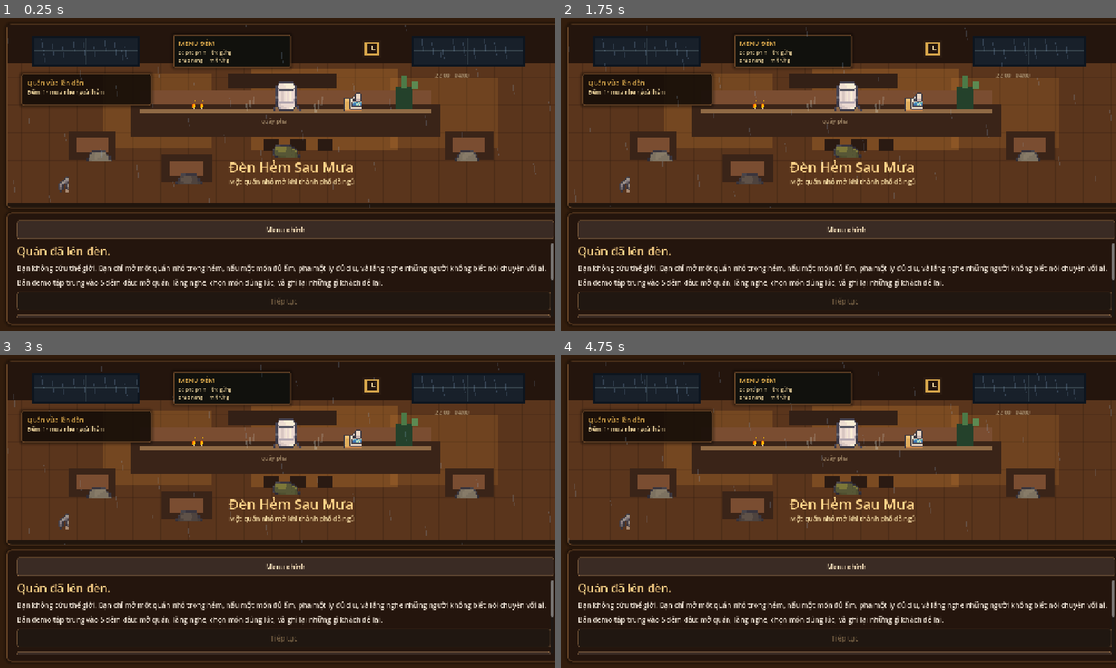
Above: before the commit, frames 1-4 (two rows, left to right).
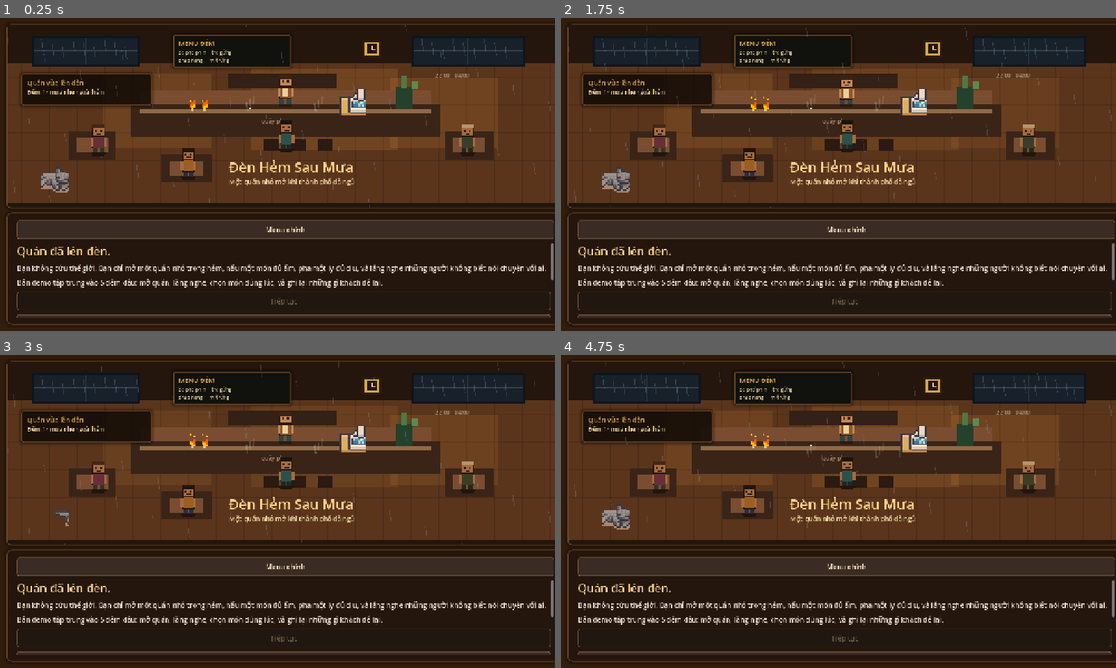
Above: after the commit, the same moments.

Repository: xanhxanh3011-wq/Valley_After_Rain
Game: Godot game, scene res://scenes/main/NightCafeGame.tscn
The game is run twice, just before and just after one commit, with the same random seed, the same clock (stepped at 60 frames per second) and the same inputs.
Inputs:
- Up to frame 1 (0.25 s): no input
- Up to frame 2 (1.75 s): click "Chơi mới" at 0.5 s; click "Menu chính" at 1.25 s
- Up to frame 3 (3 s): hold D (move_right) 2.03-2.78 s; hold S (move_down) from 2.78 s (still down)
- Up to frame 4 (4.75 s): release S (move_down) at 3.53 s; hold D (move_right) 3.53-4.28 s; hold W (move_up) from 4.28 s (still down)

The runs differ from the first frame. In frame 1, 2.2% of the frame differs, in the area x 7-87%, y 19-56%; in frame 2, 2.3%; in frame 3, 2.1%; in frame 4, 2.3%.

Commit message:
fix: standardize pixel sprite pipeline

Diff:
--- /dev/null
+++ b/data/characters.json
@@ -0,0 +1,113 @@
+{
+	"player": {
+		"display_name": "Chủ quán",
+		"sheet": "res://assets/generated/characters/player_sheet.png",
+		"frame_width": 32,
+		"frame_height": 48,
+		"scale": 2,
+		"default_animation": "brew_idle",
+		"default_direction": "down",
+		"seat_offset": [0, 0],
+		"animations": {
+			"idle_down": [0, 1, 2, 3],
+			"walk_down": [4, 5, 6, 7],
+			"idle_left": [8, 9, 10, 11],
+			"walk_left": [12, 13, 14, 15],
+			"idle_right": [16, 17, 18, 19],
+			"walk_right": [20, 21, 22, 23],
+			"idle_up": [24, 25, 26, 27],
+			"walk_up": [28, 29, 30, 31],
+			"seated_idle": [32, 33, 34, 35],
+			"brew_idle": [36, 37, 38, 39],
+			"serve_down": [36, 37, 38, 39]
+		}
+	},
+	"tai_xe": {
+		"display_name": "Minh",
+		"sheet": "res://assets/generated/characters/customer_driver_sheet.png",
+		"frame_width": 32,
+		"frame_height": 48,
+		"scale": 2,
+		"default_animation": "seated_idle",
+		"default_direction": "down",
+		"seat_offset": [0, 0],
+		"animations": {}
+	},
+	"van_phong": {
+		"display_name": "Linh",
+		"sheet": "res://assets/generated/characters/customer_office_sheet.png",
+		"frame_width": 32,
+		"frame_height": 48,
+		"scale": 2,
+		"default_animation": "seated_idle",
+		"default_direction": "down",
+		"seat_offset": [0, 0],
+		"animations": {}
+	},
+	"bao_ve": {
+		"display_name": "Chú Bảy",
+		"sheet": "res://assets/generated/characters/customer_guard_sheet.png",
+		"frame_width": 32,
+		"frame_height": 48,
+		"scale": 2,
+		"default_animation": "seated_idle",
+		"default_direction": "down",
+		"seat_offset": [0, 0],
+		"animations": {}
+	},
+	"sinh_vien": {
+		"display_name": "An",
+		"sheet": "res://assets/generated/characters/customer_student_sheet.png",
+		"frame_width": 32,
+		"frame_height": 48,
+		"scale": 2,
+		"default_animation": "seated_idle",
+		"default_direction": "down",
+		"seat_offset": [0, 0],
+		"animations": {}
+	},
+	"ban_hoa": {
+		"display_name": "Cô Hạnh",
+		"sheet": "res://assets/generated/characters/customer_flower_sheet.png",
+		"frame_width": 32,
+		"frame_height": 48,
+		"scale": 2,
+		"default_animation": "seated_idle",
+		"default_direction": "down",
+		"seat_offset": [0, 0],
+		"animations": {}
+	},
+	"cap_doi": {
+		"display_name": "Cặp đôi",
+		"sheet": "res://assets/generated/characters/customer_couple_sheet.png",
+		"frame_width": 32,
+		"frame_height": 48,
+		"scale": 2,
+		"default_animation": "seated_idle",
+		"default_direction": "down",
+		"seat_offset": [0, 0],
+		"animations": {}
+	},
+	"y_ta": {
+		"display_name": "Mai",
+		"sheet": "res://assets/generated/characters/customer_nurse_sheet.png",
+		"frame_width": 32,
+		"frame_height": 48,
+		"scale": 2,
+		"default_animation": "seated_idle",
+		"default_direction": "down",
+		"seat_offset": [0, 0],
+		"animations": {}
+	},
+	"dev": {
+		"display_name": "Khoa",
+		"sheet": "res://assets/generated/characters/customer_dev_sheet.png",
+		"frame_width": 32,
+		"frame_height": 48,
+		"scale": 2,
+		"default_animation": "seated_idle",
+		"default_direction": "down",
+		"seat_offset": [0, 0],
+		"animations": {}
+	}
+}
--- a/scripts/game/night_cafe_game.gd
+++ b/scripts/game/night_cafe_game.gd
@@ -1,12 +1,15 @@
 extends Control
 
 const DATA_PATH := "res://data/demo_content.json"
+const CHARACTER_DATA_PATH := "res://data/characters.json"
 const SAVE_PATH := "user://night_cafe_demo_save.json"
 const AssetCatalog := preload("res://scripts/core/asset_catalog.gd")
+const CharacterSpriteController := preload("res://scripts/visual/character_sprite_controller.gd")
 const SCENE_WIDTH := 1280.0
 const SCENE_HEIGHT := 410.0
 
 var data: Dictionary
+var character_data: Dictionary
 var state: Dictionary
 var current_night_index := 0
 var current_visit_index := 0
@@ -16,6 +19,9 @@
 var menu_recipe_buttons: Dictionary = {}
 var ambience_enabled := true
 var rain_lines: Array[ColorRect] = []
+var steam_lines: Array[ColorRect] = []
+var lamp_glows: Array[ColorRect] = []
+var scene_time := 0.0
 var screen_history: Array[String] = []
 
 var root_layer: Control
@@ -27,11 +33,27 @@
 
 func _ready() -> void:
 	data = _load_json(DATA_PATH)
+	character_data = _load_json(CHARACTER_DATA_PATH)
 	_reset_state()
 	_build_shell()
 	_show_main_menu()
 
 func _process(delta: float) -> void:
+	scene_time += delta
+	for i in lamp_glows.size():
+		var glow := lamp_glows[i]
+		var color := glow.color
+		color.a = 0.11 + sin(scene_time * 1.4 + float(i)) * 0.025
+		glow.color = color
+	for i in steam_lines.size():
+		var steam := steam_lines[i]
+		steam.position.y -= 8.0 * delta
+		var color := steam.color
+		color.a -= 0.16 * delta
+		if color.a <= 0.05:
+			color.a = 0.28
+			steam.position.y += 24.0
+		steam.color = color
 	if not ambience_enabled:
 		return
 	for line in rain_lines:
@@ -553,6 +575,8 @@
 	for child in scene_layer.get_children():
 		child.queue_free()
 	rain_lines.clear()
+	steam_lines.clear()
+	lamp_glows.clear()
 
 	_add_scene_rect(Vector2.ZERO, Vector2(SCENE_WIDTH, SCENE_HEIGHT), Color("#18202a"))
 	_add_scene_rect(Vector2(0, 0), Vector2(SCENE_WIDTH, 88), Color("#24150d"))
@@ -571,7 +595,7 @@
 
 	_add_counter_and_props()
 	_add_tables_and_seats()
-	_add_scene_sprite(AssetCatalog.MODERN_CHARACTER_DIR + "Chef_Alex_32x32.png", Vector2(608, 126), Vector2(72, 72), Color("#fff3dc"))
+	_add_character_sprite("player", Vector2(640, 196), "brew_idle", Color("#fff3dc"))
 
 	var active_customer := customer_id
 	_add_customer_in_scene("ban_hoa", Vector2(178, 246), active_customer == "ban_hoa")
@@ -582,7 +606,7 @@
 	elif mode in ["menu", "prep", "closing", "notebook", "recipes", "ending"]:
 		_add_customer_in_scene("tai_xe", Vector2(610, 238), false)
 
-	_add_scene_sprite(AssetCatalog.MODERN_ANIMATED_DIR + "animated_cat_32x32.png", Vector2(78, 332), Vector2(64, 64), Color("#ffe8c2"))
+	_add_animated_prop(AssetCatalog.MODERN_ANIMATED_DIR + "animated_cat_32x32.png", Vector2(110, 390), 12, 2.0, 4.0, Color("#ffe8c2"))
 	_add_steam(Vector2(548, 180))
 	_add_steam(Vector2(705, 182))
 	_add_scene_status(mode, customer_id, recipe_id, result)
@@ -621,6 +645,7 @@
 	light.position = pos
 	light.size = rect_size
 	scene_layer.add_child(light)
+	lamp_glows.append(light)
 
 func _add_menu_board() -> void:
 	var board := PanelContainer.new()
@@ -655,10 +680,10 @@
 	_add_scene_rect(Vector2(284, 182), Vector2(712, 74), Color("#3a2418"))
 	_add_scene_rect(Vector2(304, 194), Vector2(672, 10), Color("#8f6a45"))
 	_add_scene_rect(Vector2(508, 112), Vector2(250, 34), Color("#332016"))
-	_add_scene_sprite(AssetCatalog.MODERN_ANIMATED_DIR + "animated_coffee_32x32.png", Vector2(532, 154), Vector2(42, 42), Color("#fff0d0"))
-	_add_scene_sprite(AssetCatalog.MODERN_ANIMATED_DIR + "animated_kitchen_pan_with_omelette_32x32.png", Vector2(692, 154), Vector2(44, 44), Color("#fff0d0"))
-	_add_scene_sprite(AssetCatalog.MODERN_ANIMATED_DIR + "animated_sink_32x32.png", Vector2(770, 155), Vector2(44, 44), Color("#fff0d0"))
-	_add_scene_sprite(AssetCatalog.MODERN_ANIMATED_DIR + "animated_candle_32x32.png", Vector2(416, 154), Vector2(40, 40), Color("#ffdca2"))
+	_add_animated_prop(AssetCatalog.MODERN_ANIMATED_DIR + "animated_coffee_32x32.png", Vector2(552, 198), 6, 2.0, 4.0, Color("#fff0d0"))
+	_add_animated_prop(AssetCatalog.MODERN_ANIMATED_DIR + "animated_kitchen_pan_with_omelette_32x32.png", Vector2(712, 198), 8, 2.0, 5.0, Color("#fff0d0"))
+	_add_scene_sprite(AssetCatalog.MODERN_ANIMATED_DIR + "animated_sink_32x32.png", Vector2(760, 144), Vector2(64, 64), Color("#fff0d0"))
+	_add_animated_prop(AssetCatalog.MODERN_ANIMATED_DIR + "animated_candle_32x32.png", Vector2(436, 198), 3, 2.0, 5.0, Color("#ffdca2"))
 	_add_scene_rect(Vector2(894, 142), Vector2(38, 52), Color("#24412b"))
 	_add_scene_rect(Vector2(906, 118), Vector2(14, 26), Color("#4c7a47"))
 	_add_scene_rect(Vector2(930, 130), Vector2(14, 18), Color("#5c8a52"))
@@ -678,7 +703,7 @@
 	if active:
 		_add_warm_light(pos - Vector2(18, 18), Vector2(104, 104), 0.16)
 		_add_scene_label("...", pos + Vector2(26, -18), Vector2(48, 20), Color("#f1d8a0"), 15)
-	_add_scene_sprite(_customer_sprite_path(customer_id), pos, Vector2(68, 68), Color("#ffffff") if active else Color("#d5c2a6"))
+	_add_character_sprite(customer_id, pos + Vector2(32, 64), "seated_idle", Color("#ffffff") if active else Color("#d5c2a6"))
 
 func _add_steam(origin: Vector2) -> void:
 	for i in 3:
@@ -688,6 +713,7 @@
 		steam.size = Vector2(4, 20)
 		steam.rotation = deg_to_rad(-8 + i * 7)
 		scene_layer.add_child(steam)
+		steam_lines.append(steam)
 
 func _add_scene_status(mode: String, customer_id: String, recipe_id: String, result: String) -> void:
 	var pill := PanelContainer.new()
@@ -766,6 +792,47 @@
 	scene_layer.add_child(sprite)
 	return sprite
 
+func _add_animated_prop(path: String, foot_position: Vector2, frame_count: int, pixel_scale := 2.0, speed := 4.0, tint := Color.WHITE) -> AnimatedSprite2D:
+	var texture := AssetCatalog.load_texture(path)
+	var prop := AnimatedSprite2D.new()
+	var frames := SpriteFrames.new()
+	frames.add_animation("loop")
+	frames.set_animation_loop("loop", true)
+	frames.set_animation_speed("loop", speed)
+	for frame_index in range(frame_count):
+		var atlas := AtlasTexture.new()
+		atlas.atlas = texture
+		atlas.region = Rect2(float(frame_index * AssetCatalog.TILE_SIZE), 0, AssetCatalog.TILE_SIZE, AssetCatalog.TILE_SIZE)
+		frames.add_frame("loop", atlas)
+	prop.sprite_frames = frames
+	prop.animation = "loop"
+	prop.centered = true
+	prop.offset = Vector2(0, -AssetCatalog.TILE_SIZE * 0.5)
+	prop.position = foot_position.floor()
+	prop.scale = Vector2(pixel_scale, pixel_scale)
+	prop.texture_filter = CanvasItem.TEXTURE_FILTER_NEAREST
+	prop.modulate = tint
+	prop.z_index = int(foot_position.y)
+	scene_layer.add_child(prop)
+	prop.play()
+	return prop
+
+func _add_character_sprite(character_id: String, foot_position: Vector2, animation_name := "", tint := Color.WHITE) -> CharacterSpriteController:
+	var controller := CharacterSpriteController.new()
+	controller.position = foot_position.floor()
+	controller.z_index = int(foot_position.y)
+	controller.modulate = tint
+	scene_layer.add_child(controller)
+	controller.configure(character_id, _character_config(character_id), animation_name)
+	return controller
+
+func _character_config(character_id: String) -> Dictionary:
+	if character_data.has(character_id):
+		return character_data[character_id]
+	if character_data.has("player"):
+		return character_data["player"]
+	return {}
+
 func _add_scene_label(text: String, pos: Vector2, label_size: Vector2, color: Color, font_size := 14, align := HORIZONTAL_ALIGNMENT_LEFT) -> Label:
 	var label := Label.new()
 	label.text = text
--- /dev/null
+++ b/scripts/visual/character_sprite_controller.gd
@@ -0,0 +1,83 @@
+class_name CharacterSpriteController
+extends AnimatedSprite2D
+
+const DEFAULT_ANIMATIONS := {
+	"idle_down": [0, 1, 2, 3],
+	"walk_down": [4, 5, 6, 7],
+	"idle_left": [8, 9, 10, 11],
+	"walk_left": [12, 13, 14, 15],
+	"idle_right": [16, 17, 18, 19],
+	"walk_right": [20, 21, 22, 23],
+	"idle_up": [24, 25, 26, 27],
+	"walk_up": [28, 29, 30, 31],
+	"seated_idle": [32, 33, 34, 35],
+	"brew_idle": [36, 37, 38, 39],
+	"serve_down": [36, 37, 38, 39]
+}
+
+var character_id := ""
+var frame_width := 32
+var frame_height := 48
+
+func configure(id: String, config: Dictionary, requested_animation := "") -> void:
+	character_id = id
+	frame_width = int(config.get("frame_width", 32))
+	frame_height = int(config.get("frame_height", 48))
+	var texture := load(str(config.get("sheet", ""))) as Texture2D
+	if texture == null:
+		push_error("Missing character sheet for %s" % id)
+		return
+
+	sprite_frames = _build_sprite_frames(texture, config)
+	centered = true
+	offset = Vector2(0, -float(frame_height) * 0.5)
+	texture_filter = CanvasItem.TEXTURE_FILTER_NEAREST
+	var pixel_scale := float(config.get("scale", 2.0))
+	scale = Vector2(pixel_scale, pixel_scale)
+
+	var animation_name := requested_animation
+	if animation_name == "":
+		animation_name = str(config.get("default_animation", "idle_down"))
+	play_state(animation_name)
+
+func play_state(animation_name: String) -> void:
+	if sprite_frames == null:
+		return
+	if not sprite_frames.has_animation(animation_name):
+		animation_name = "idle_down"
+	play(animation_name)
+
+func _build_sprite_frames(texture: Texture2D, config: Dictionary) -> SpriteFrames:
+	var out := SpriteFrames.new()
+	var animations: Dictionary = DEFAULT_ANIMATIONS.duplicate(true)
+	for key in config.get("animations", {}).keys():
+		animations[key] = config["animations"][key]
+
+	for animation_name in animations.keys():
+		out.add_animation(animation_name)
+		out.set_animation_loop(animation_name, true)
+		out.set_animation_speed(animation_name, _animation_speed(animation_name))
+		for frame_index in animations[animation_name]:
+			out.add_frame(animation_name, _frame_texture(texture, int(frame_index)))
+	return out
+
+func _frame_texture(texture: Texture2D, frame_index: int) -> AtlasTexture:
+	var columns: int = max(1, int(texture.get_width() / frame_width))
+	var row: int = int(frame_index / columns)
+	var region := Rect2(
+		float(frame_index % columns) * frame_width,
+		float(row) * frame_height,
+		frame_width,
+		frame_height
+	)
+	var atlas := AtlasTexture.new()
+	atlas.atlas = texture
+	atlas.region = region
+	return atlas
+
+func _animation_speed(animation_name: String) -> float:
+	if animation_name.begins_with("walk"):
+		return 7.5
+	if animation_name == "seated_idle":
+		return 1.8
+	return 2.4
Binary file added: assets/generated/characters/customer_couple_sheet.png
Not shown, added: assets/generated/characters/customer_couple_sheet.png.import
Binary file added: assets/generated/characters/customer_dev_sheet.png
Not shown, added: assets/generated/characters/customer_dev_sheet.png.import
Binary file added: assets/generated/characters/customer_driver_sheet.png
Not shown, added: assets/generated/characters/customer_driver_sheet.png.import
Binary file added: assets/generated/characters/customer_flower_sheet.png
Not shown, added: assets/generated/characters/customer_flower_sheet.png.import
Binary file added: assets/generated/characters/customer_guard_sheet.png
Not shown, added: assets/generated/characters/customer_guard_sheet.png.import
Binary file added: assets/generated/characters/customer_nurse_sheet.png
Not shown, added: assets/generated/characters/customer_nurse_sheet.png.import
(and 9 more such lines)
